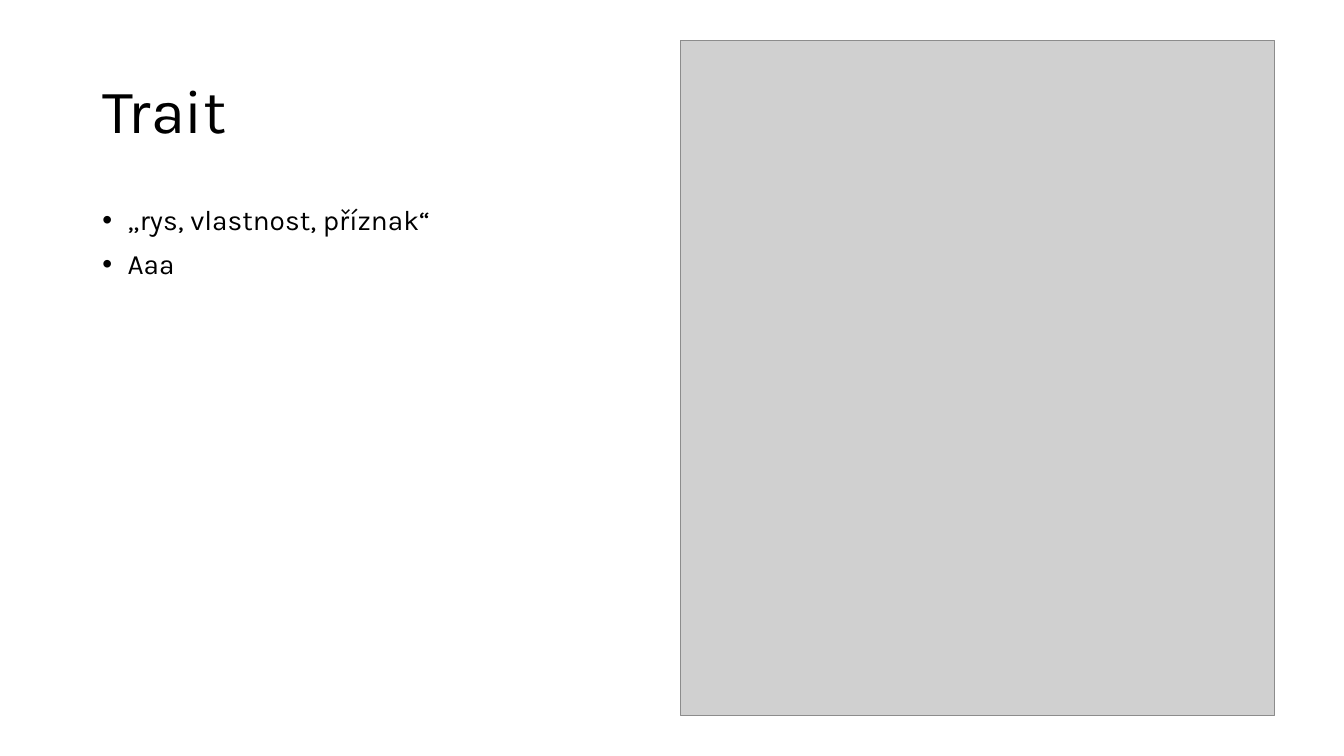
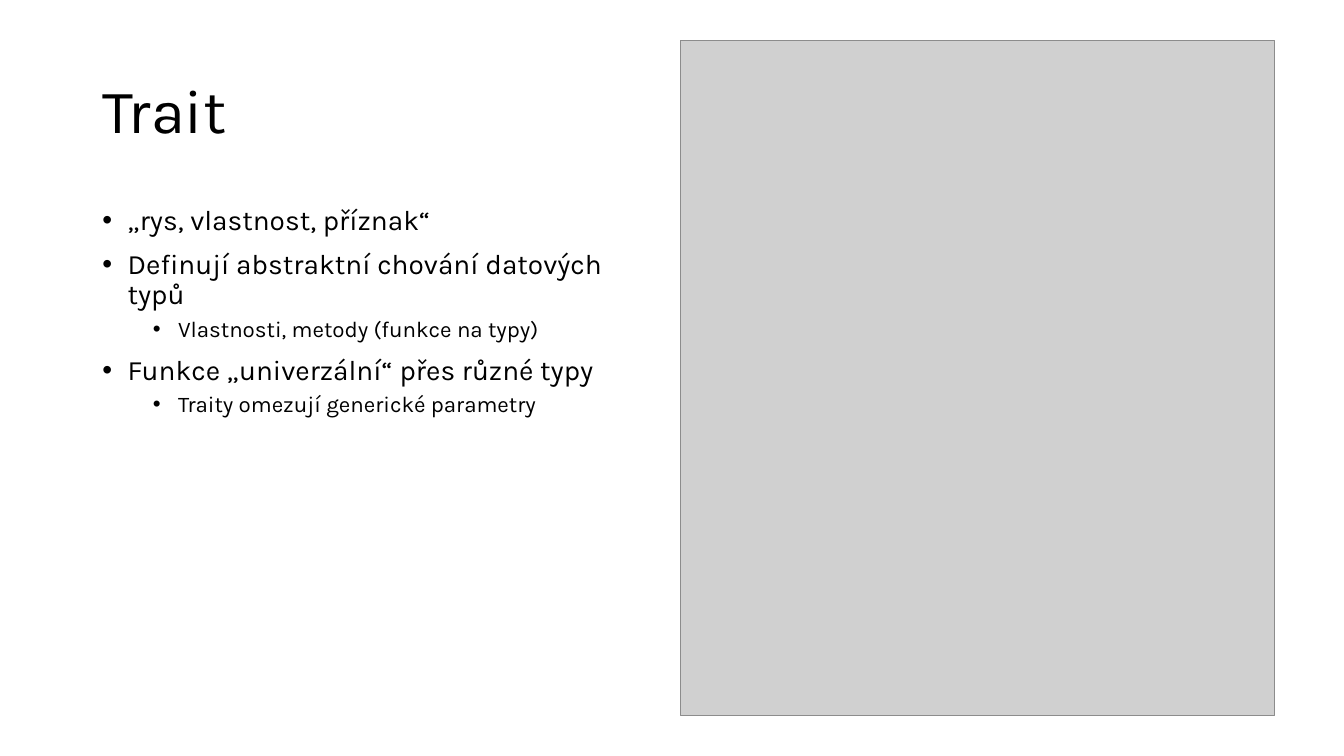
Before and after one commit to creeper6530/maturitni-projekt-docs, a slide deck: slide 7 of Prezentace.pptx. Drawn at 1344x756 pixels with LibreOffice and Linux fonts; fonts in the diff are those of the drawing; grey boxes stand for pictures. Boxes give left, top, right and bottom in pixels: in the first picture for what was removed or moved away, otherwise in the second. Text is boxed around its words. In the diff, an @@ line names an element or a change of style, - is before the commit and + after.

Commit message:
WIP: Tweaks to docs, worked on presentation

```diff
--- a/Prezentace.pptx
+++ b/Prezentace.pptx
@@ text at (128,252,601,418): text changed @@
-• Aaa
+• Definují abstraktní chování datových typů
+  • Vlastnosti, metody (funkce na typy)
+• Funkce „univerzální“ přes různé typy
+  • Traity omezují generické parametry
```
Also in this commit, not shown: 2 other files.
